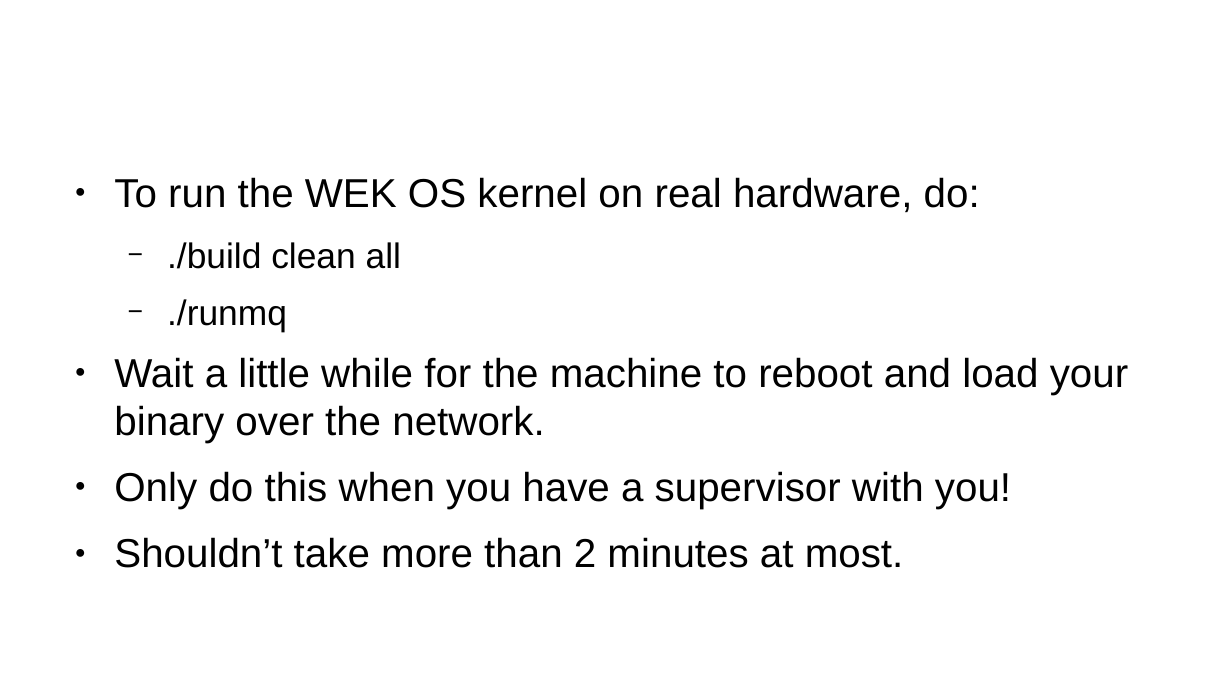
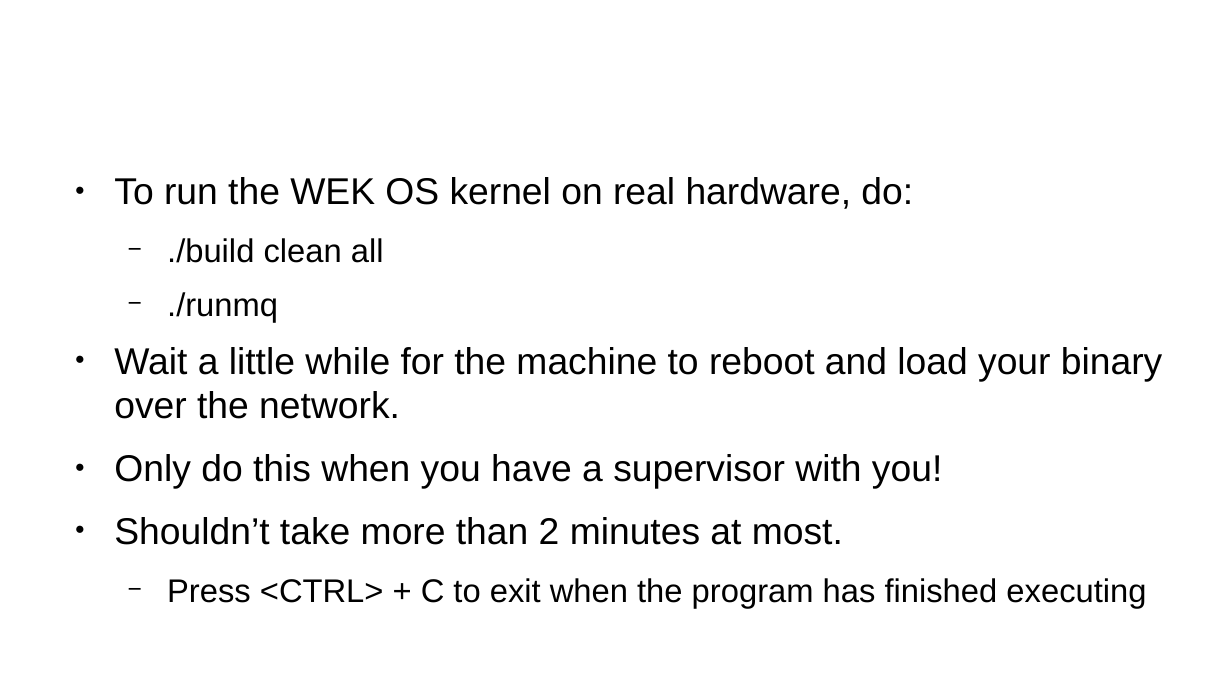
Before and after one commit to latentPrion/work-experience-kernel, a slide deck: slide 15 of part-02-the-basics-toolchains-and-first-execution.odp. Drawn at 1232x693 pixels with LibreOffice and Linux fonts; fonts in the diff are those of the drawing; background and template pictures are left out. Boxes give left, top, right and bottom in pixels: in the first picture for what was removed or moved away, otherwise in the second. Text is boxed around its words. In the diff, an @@ line names an element or a change of style, - is before the commit and + after.

Commit message:
Add modifications to part 2

```diff
--- a/part-02-the-basics-toolchains-and-first-execution.odp
+++ b/part-02-the-basics-toolchains-and-first-execution.odp
@@ text at (114, 177, 1162, 545): size 26 to 24.1 pt in "To run the WEK OS kernel on ...", "Wait a little while for the machine ...", "Only do this when you have a ...", "Shouldn’t take more than 2 minutes at ..."; size 22.8 to 21.1 pt in "./build clean all", "./runmq" @@
@@ text at (167, 578, 1146, 609): paragraph added @@
+  − Press <CTRL> + C to exit when the program has finished executing
```
